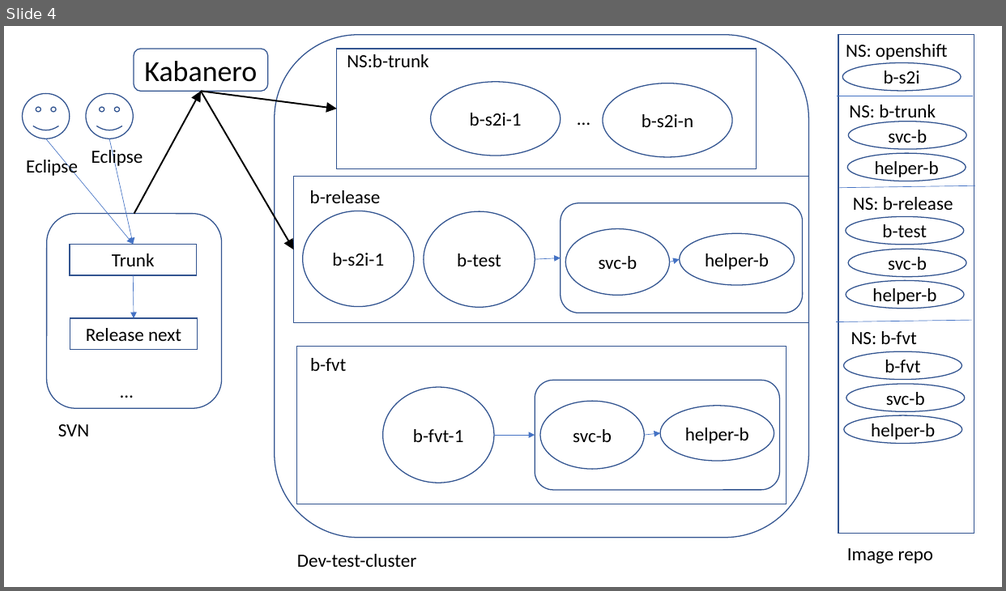
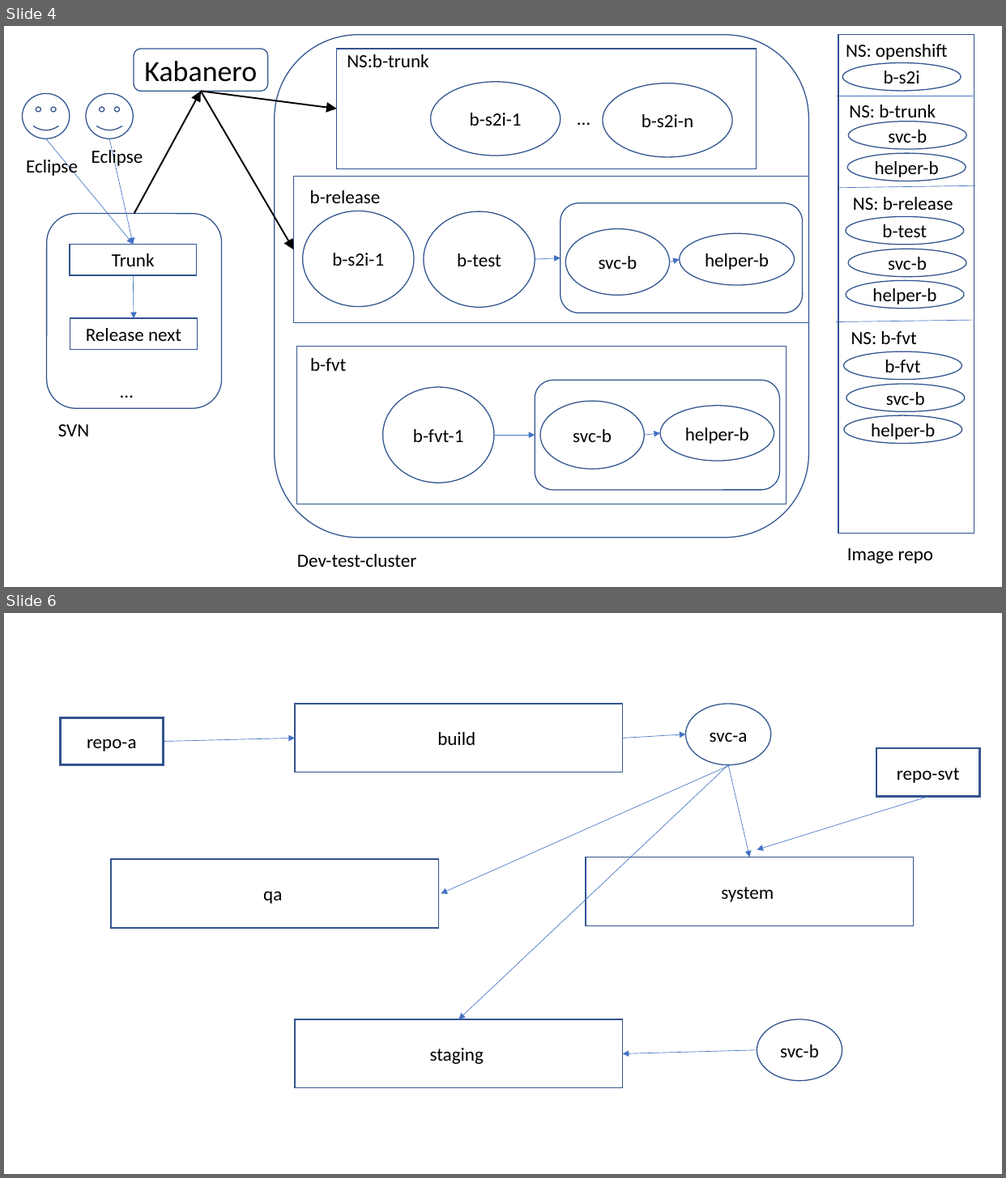
Before and after one commit to mchenggit/kabanero-event, a slide deck: architecture/KabaneroEvent.pptx. Shown one above the other, each under a label of ours: slide 4 before the commit, slides 4 and 6 after it; the slides between them are not shown. The pictures are 1006x591 and 1006x1178 pixels, drawn with LibreOffice and Linux fonts; fonts in the diff are those of the drawing. Boxes give left, top, right and bottom in pixels: in the first picture for what was removed or moved away, otherwise in the second. Text is boxed around its words. In the diff, an @@ line names an element or a change of style, - is before the commit and + after.

```diff
--- a/architecture/KabaneroEvent.pptx
+++ b/architecture/KabaneroEvent.pptx
@@ slide 6 added at box(4, 613, 1002, 1174), background #FFFFFF @@
@@ rectangle added at box(296, 704, 623, 773), outline #325491 1 pt, 18 pt, text #000000 @@
+build
@@ ellipse added at box(686, 704, 771, 765), outline #325491 1 pt, 18 pt, text #000000 @@
+svc-a
@@ rectangle added at box(60, 717, 164, 765), outline #325491 2 pt, 18 pt, text #000000 @@
+repo-a
@@ arrow added from (164, 742) to (296, 738), #4472C4 0.5 pt @@
@@ arrow added from (622, 738) to (686, 735), #4472C4 0.5 pt @@
@@ rectangle added at box(877, 748, 980, 797), outline #325491 2 pt, 18 pt, text #000000 @@
+repo-svt
@@ arrow added from (731, 765) to (441, 894), #4472C4 0.5 pt @@
@@ arrow added from (729, 765) to (459, 1020), #4472C4 0.5 pt @@
@@ arrow added from (729, 765) to (750, 857), #4472C4 0.5 pt @@
@@ arrow added from (928, 796) to (757, 850), #4472C4 0.5 pt @@
@@ rectangle added at box(111, 859, 439, 928), outline #325491 1 pt, 18 pt, text #000000 @@
+qa
@@ rectangle added at box(586, 857, 914, 926), outline #325491 1 pt, 18 pt, text #000000 @@
+system
@@ rectangle added at box(296, 1020, 623, 1088), outline #325491 1 pt, 18 pt, text #000000 @@
+staging
@@ ellipse added at box(757, 1020, 842, 1081), outline #325491 1 pt, 18 pt, text #000000 @@
+svc-b
@@ arrow added from (757, 1050) to (622, 1054), #4472C4 0.5 pt @@
```
Also in this commit, not shown: 1 other slide added, 3 other files.
